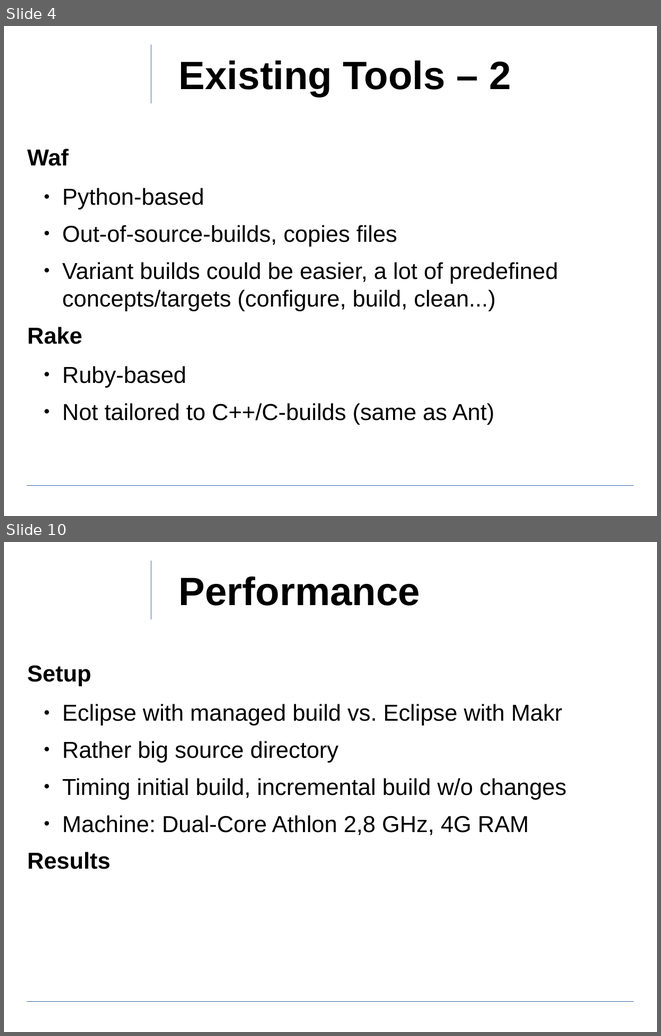
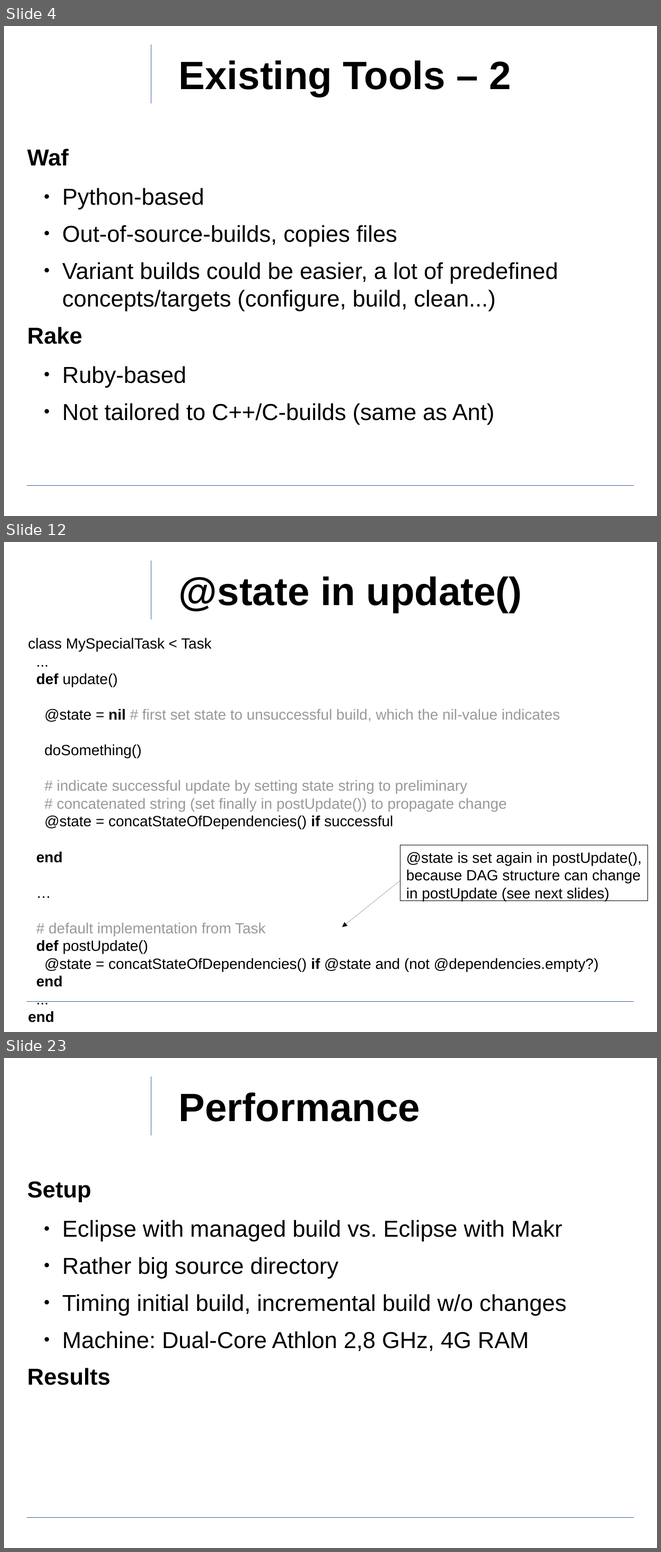
Before and after one commit to ewuenf/Makr, a slide deck: doc/concepts/Makr_Concepts.01.odp. Shown one above the other, each under a label of ours: slides 4 and 10 before the commit, slides 4, 12 and 23 after it; the slides between them are not shown. The pictures are 661x1036 and 661x1552 pixels, drawn with LibreOffice and Linux fonts; fonts in the diff are those of the drawing; background and template pictures are left out. Boxes give left, top, right and bottom in pixels: in the first picture for what was removed or moved away, otherwise in the second. Text is boxed around its words. In the diff, an @@ line names an element or a change of style, - is before the commit and + after.

Commit message:
completed the first version of a concepts presentation

```diff
--- a/doc/concepts/Makr_Concepts.01.odp
+++ b/doc/concepts/Makr_Concepts.01.odp
@@ slide 12 added at [4, 542, 657, 1032], background #FFFFFF; not listed: 2 template elements that a slide beside it also shows @@
@@ title added at [179, 576, 522, 613], 48 pt, text #000000, bold @@
+@state in update()
@@ text added at [28, 637, 599, 987], 18 pt, text #999999 @@
+class MySpecialTask < Task
+...
+def update()
+@state = nil # first set state to unsuccessful build, which the nil-value indicates
+doSomething()
+# indicate successful update by setting state string to preliminary
+# concatenated string (set finally in postUpdate()) to propagate change
+@state = concatStateOfDependencies() if successful
+end
+…
+# default implementation from Task
+def postUpdate()
+@state = concatStateOfDependencies() if @state and (not @dependencies.empty?)
+end
+...
+end
@@ rectangle added at [400, 845, 648, 901], outline #000000 0 pt, 18 pt, text #000000 @@
+@state is set again in postUpdate(),
+because DAG structure can change
+in postUpdate (see next slides)
@@ arrow added from (400, 880) to (342, 927), #000000 0 pt @@
@@ what was slide 10 is now slide 23 @@
```
Also in this commit, not shown: 8 slides changed, 13 other slides added.
